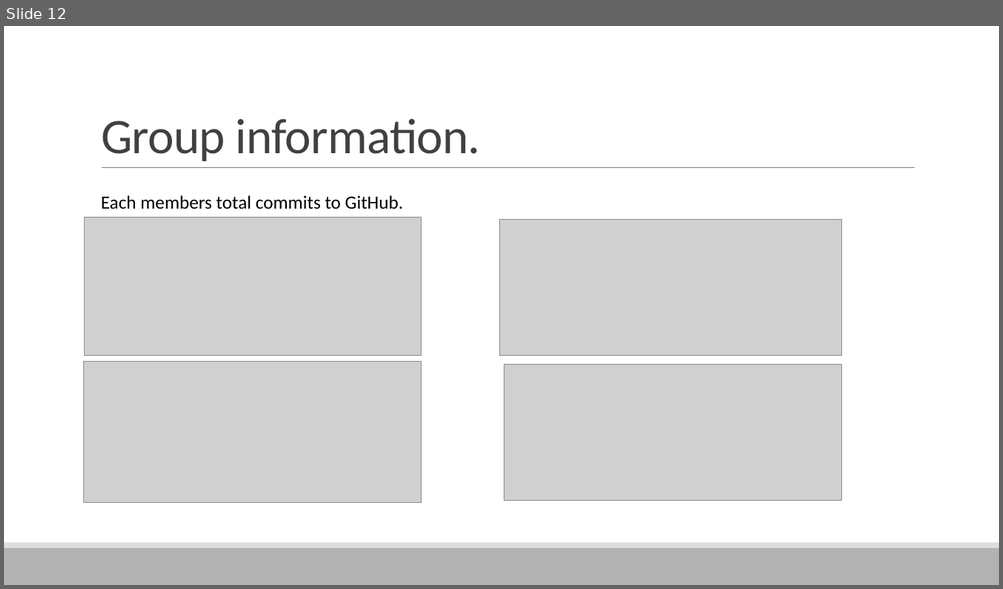
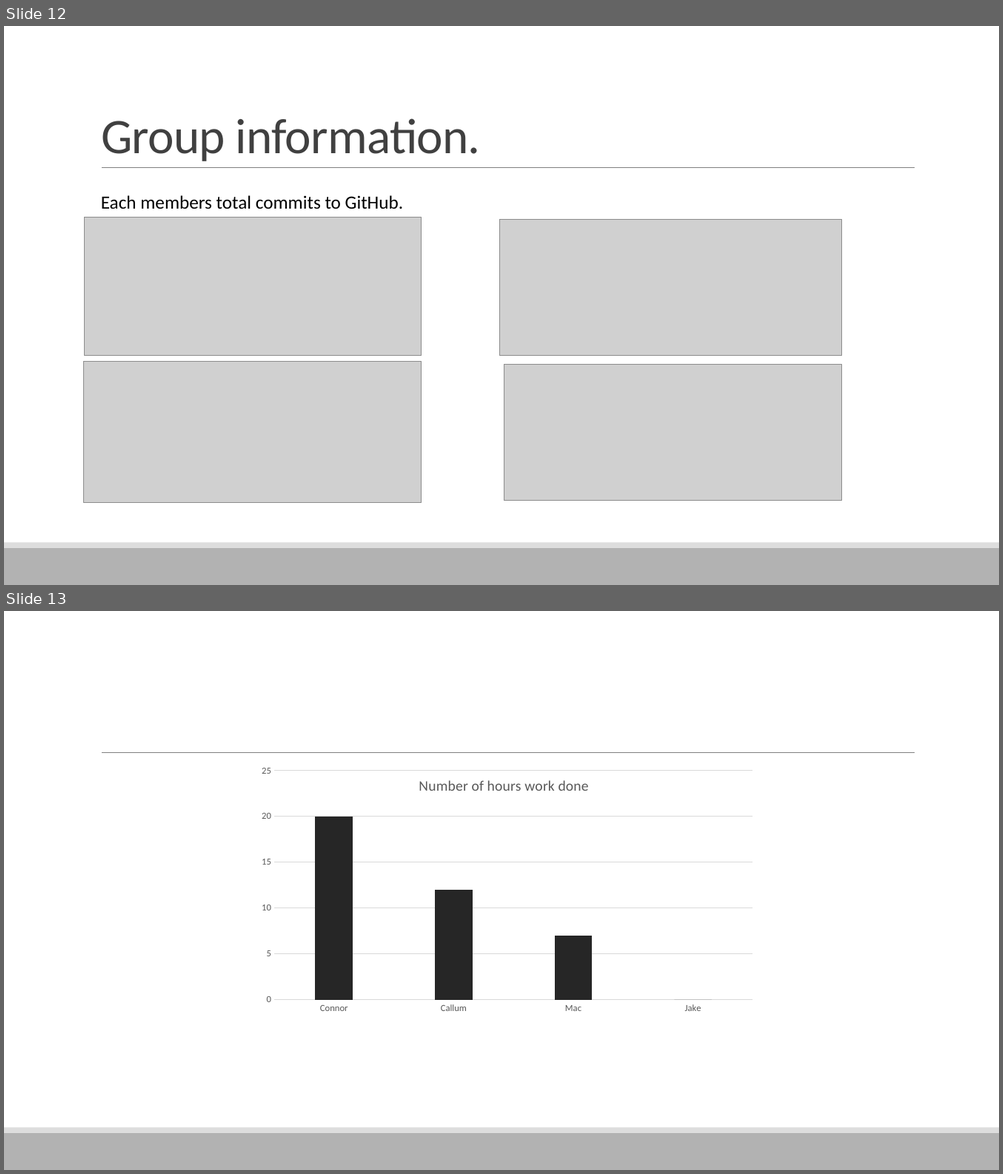
Before and after one commit to UoSGamesGroups/first-semester-l4-5-group-15, a slide deck: Managment/Presentations/Final Power Point Presentation.pptx. Shown one above the other, each under a label of ours: slide 12 before the commit, slides 12 and 13 after it. The pictures are 1003x589 and 1003x1174 pixels, drawn with LibreOffice and Linux fonts; fonts in the diff are those of the drawing; grey boxes stand for pictures. Boxes give left, top, right and bottom in pixels: in the first picture for what was removed or moved away, otherwise in the second. Text is boxed around its words. In the diff, an @@ line names an element or a change of style, - is before the commit and + after.

```diff
--- a/Managment/Presentations/Final Power Point Presentation.pptx
+++ b/Managment/Presentations/Final Power Point Presentation.pptx
@@ slide 13 added at (4,611,999,1170), background #FFFFFF; not listed: 3 template elements that a slide beside it also shows @@
@@ column chart added at (239,763,768,1080) @@
+title "Number of hours work done "
+categories: Connor, Callum, Mac, Jake
+Series 1: 20, 12, 7, 0
```
Also in this commit, not shown: 4 slides changed, 1 slide removed, 14 other files.
